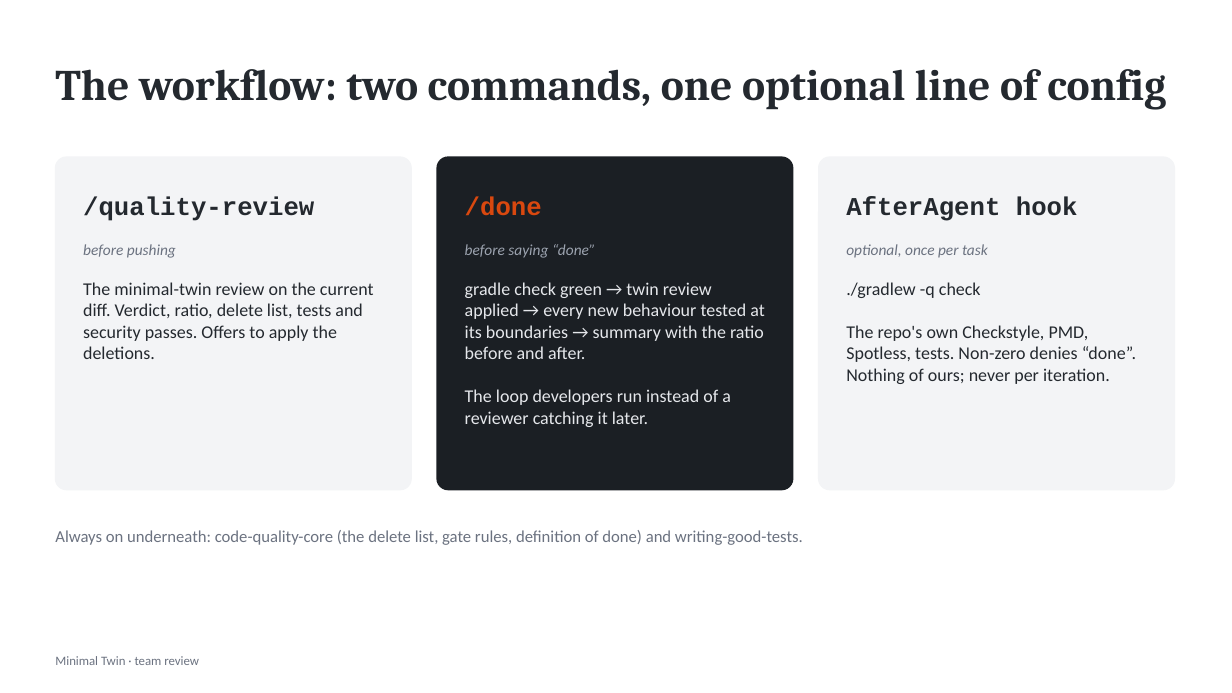
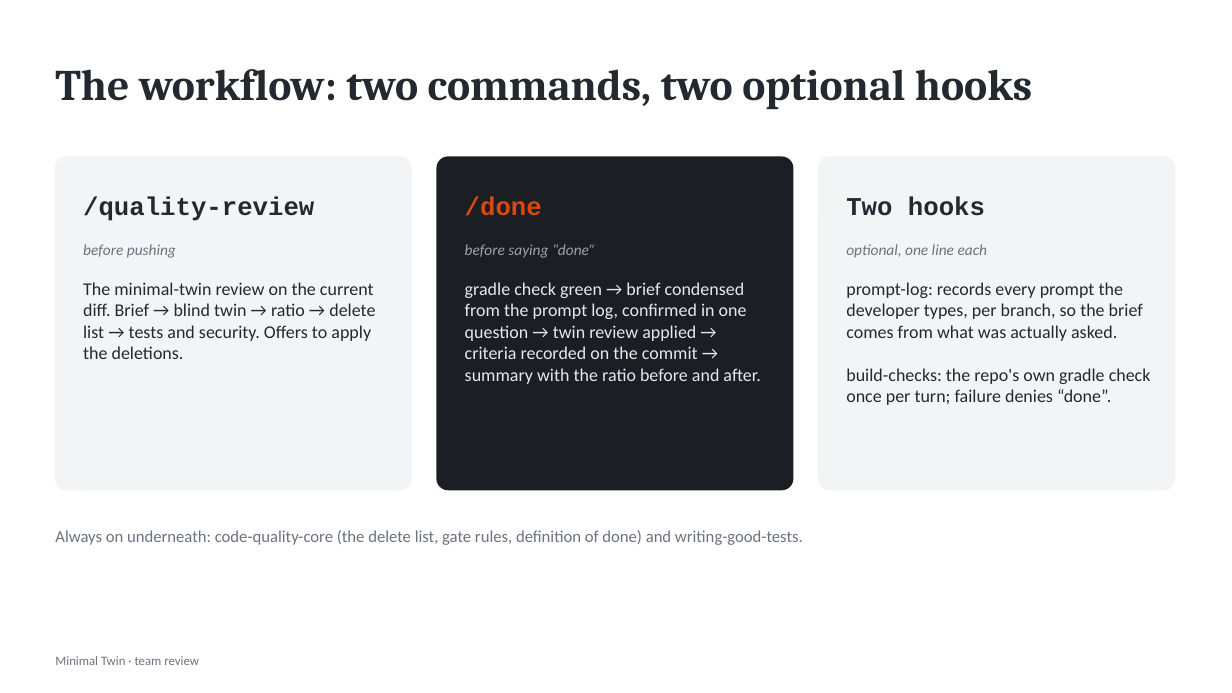
Before and after one commit to fork-demon/code-quality, a slide deck: slide 7 of demo/minimal-twin.pptx. Drawn at 1232x693 pixels with LibreOffice and Linux fonts; fonts in the diff are those of the drawing. Boxes give left, top, right and bottom in pixels: in the first picture for what was removed or moved away, otherwise in the second. Text is boxed around its words. In the diff, an @@ line names an element or a change of style, - is before the commit and + after.

```diff
--- a/demo/minimal-twin.pptx
+++ b/demo/minimal-twin.pptx
@@ text at (55, 69, 1032, 110): text changed @@
-The workflow: two commands, one optional line of config
+The workflow: two commands, two optional hooks
@@ text at (846, 196, 985, 216): text changed @@
-AfterAgent hook
+Two hooks
@@ text at (846, 244, 988, 258): text changed @@
-optional, once per task
+optional, one line each
@@ text at (83, 282, 375, 359): text changed @@
-The minimal-twin review on the current diff. Verdict, ratio, delete list, tests and security passes. Offers to apply the deletions.
+The minimal-twin review on the current diff. Brief → blind twin → ratio → delete list → tests and security. Offers to apply the deletions.
@@ text at (465, 282, 760, 384): text changed @@
-gradle check green → twin review applied → every new behaviour tested at its boundaries → summary with the ratio before and after.
-The loop developers run instead of a reviewer catching it later.
+gradle check green → brief condensed from the prompt log, confirmed in one question → twin review applied → criteria recorded on the commit → summary with the ratio before and after.
@@ text at (846, 282, 1151, 405): text changed @@
-./gradlew -q check
-The repo's own Checkstyle, PMD, Spotless, tests. Non-zero denies “done”. Nothing of ours; never per iteration.
+prompt-log: records every prompt the developer types, per branch, so the brief comes from what was actually asked.
+build-checks: the repo's own gradle check once per turn; failure denies “done”.
```
Also in this commit, not shown: 4 other slides changed, 1 slide removed.
